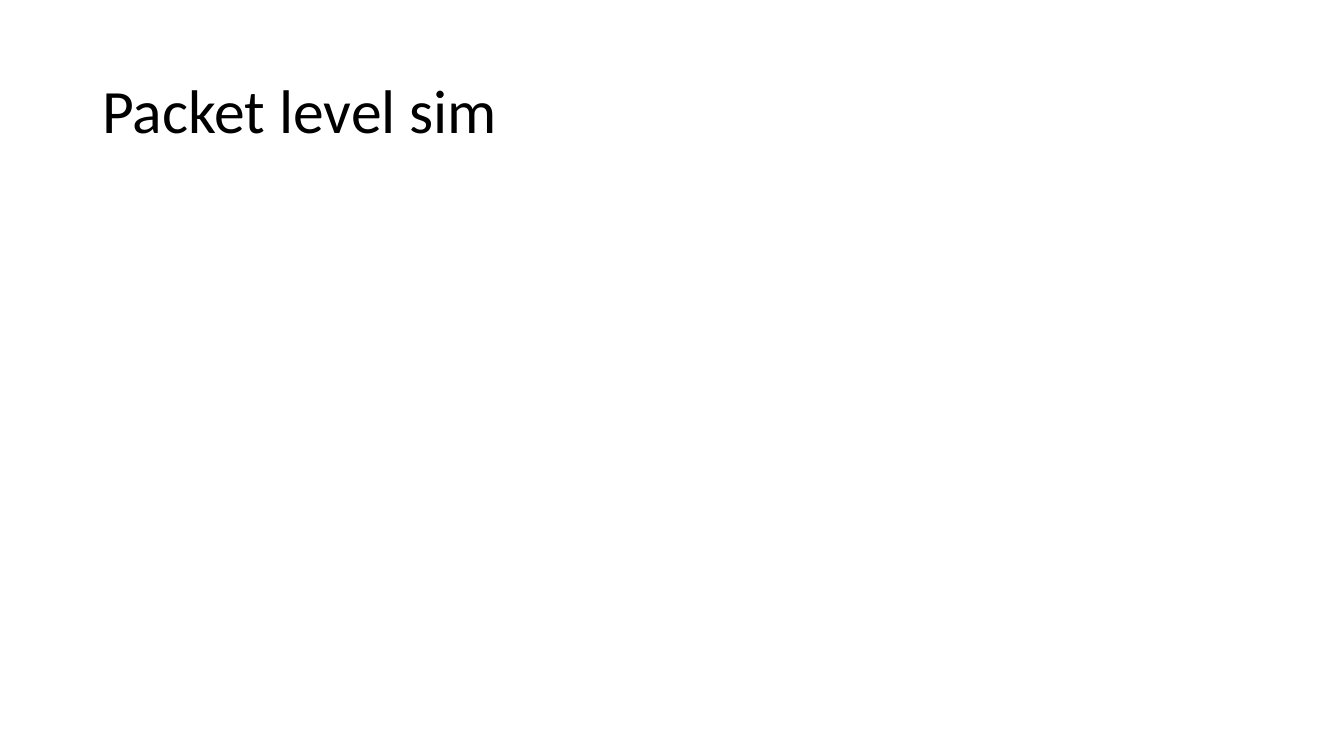
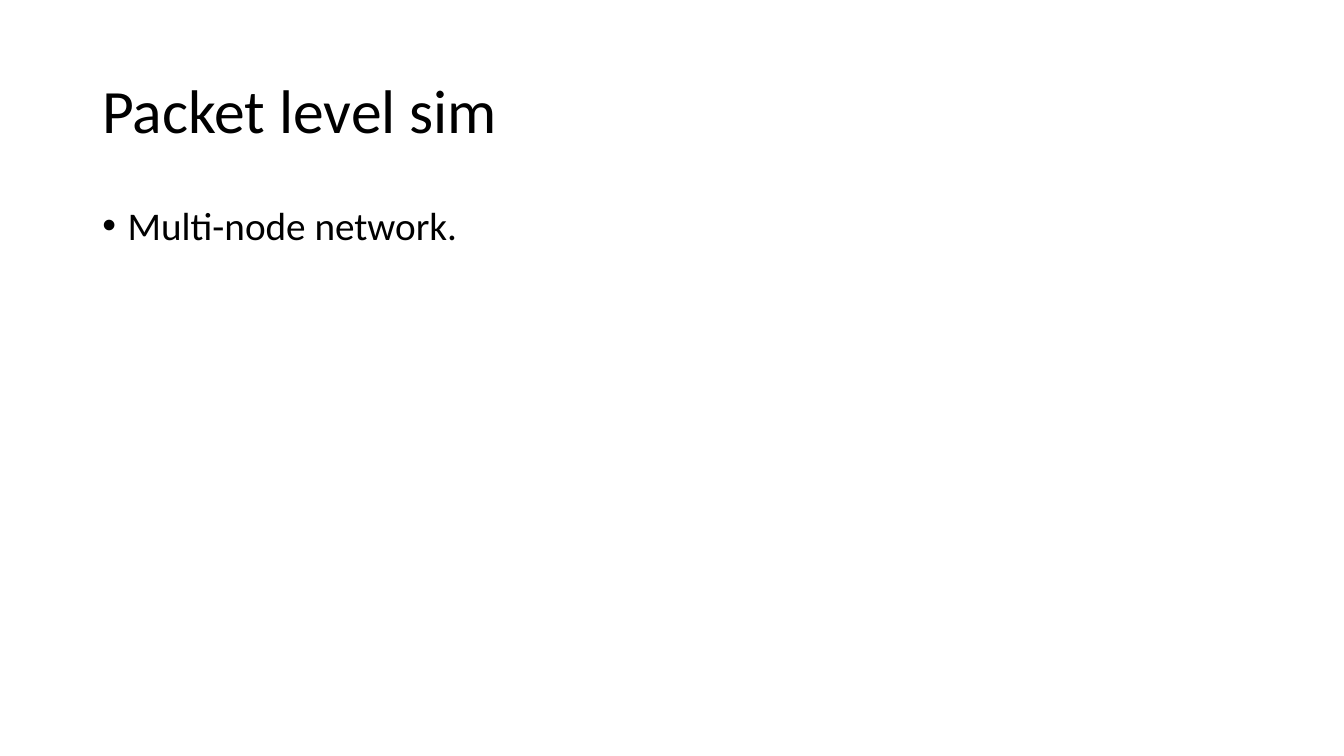
Before and after one commit to adhocmaster/netmad, a slide deck: slide 4 of docs/plan.pptx (slide 3 before the commit). Drawn at 1344x756 pixels with LibreOffice and Linux fonts; fonts in the diff are those of the drawing. Boxes give left, top, right and bottom in pixels: in the first picture for what was removed or moved away, otherwise in the second. Text is boxed around its words. In the diff, an @@ line names an element or a change of style, - is before the commit and + after.

```diff
--- a/docs/plan.pptx
+++ b/docs/plan.pptx
@@ text added at box(128, 212, 458, 241), 28 pt, text #000000 @@
+• Multi-node network.
```
Also in this commit, not shown: 5 slides added, 2 other files.
